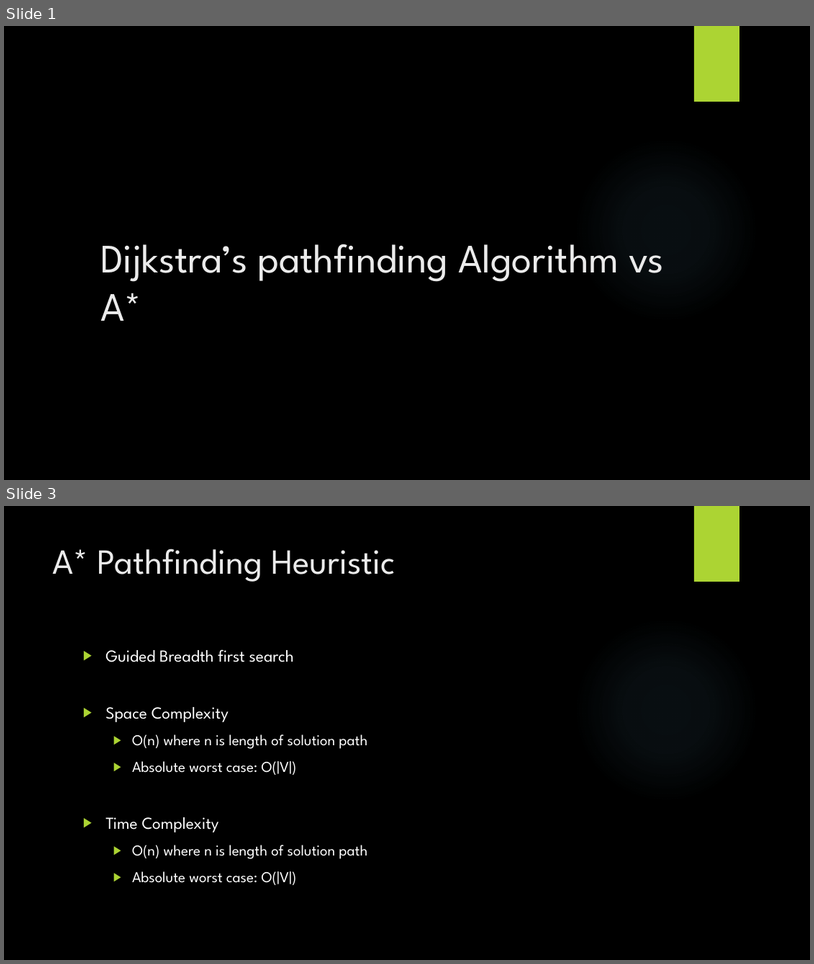
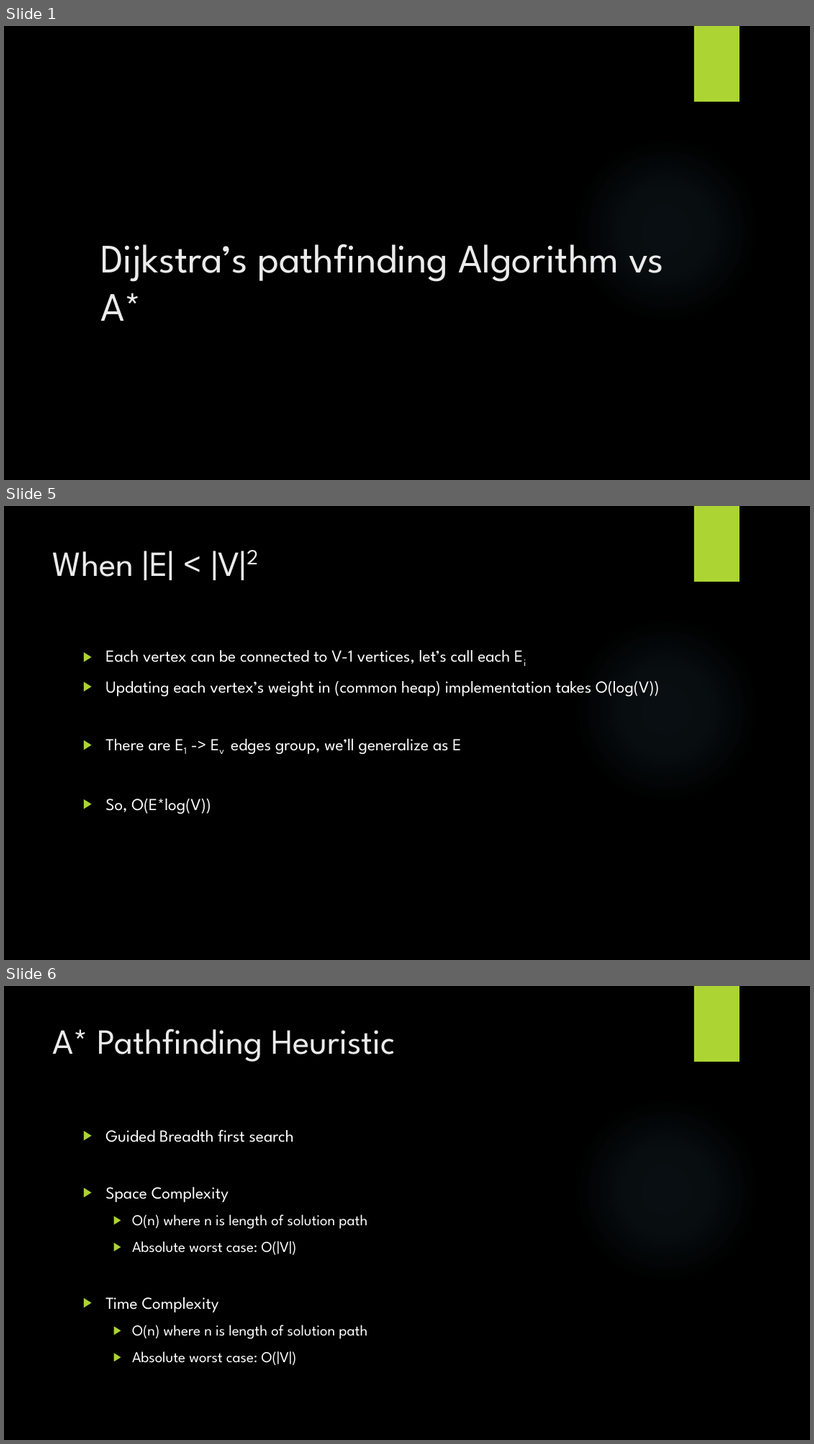
Before and after one commit to StevenPG/GraphTheoryProject2016, a slide deck: Documents/GraphTheoryPresentation.pptx. Shown one above the other, each under a label of ours: slides 1 and 3 before the commit, slides 1, 5 and 6 after it; the slides between them are not shown. The pictures are 814x964 and 814x1444 pixels, drawn with LibreOffice and Linux fonts; fonts in the diff are those of the drawing; background and template pictures are left out. Boxes give left, top, right and bottom in pixels: in the first picture for what was removed or moved away, otherwise in the second. Text is boxed around its words. In the diff, an @@ line names an element or a change of style, - is before the commit and + after.

```diff
--- a/Documents/GraphTheoryPresentation.pptx
+++ b/Documents/GraphTheoryPresentation.pptx
@@ slide 5 added at bbox=[4, 506, 810, 960], background picture (left out); not listed: 2 template elements that a slide beside it also shows @@
@@ title added at bbox=[53, 550, 258, 580], 42 pt, text #EBEBEB @@
+When |E| < |V|2
@@ text added at bbox=[106, 650, 659, 813], 20 pt, text #FFFFFF @@
+▶ Each vertex can be connected to V-1 vertices, let’s call each Ei
+▶ Updating each vertex’s weight in (common heap) implementation takes O(log(V))
+▶ There are E1 -> Ev edges group, we’ll generalize as E
+▶ So, O(E*log(V))
@@ what was slide 3 is now slide 6 @@
```
Also in this commit, not shown: 2 slides changed, 6 other slides added, 4 slides removed.
